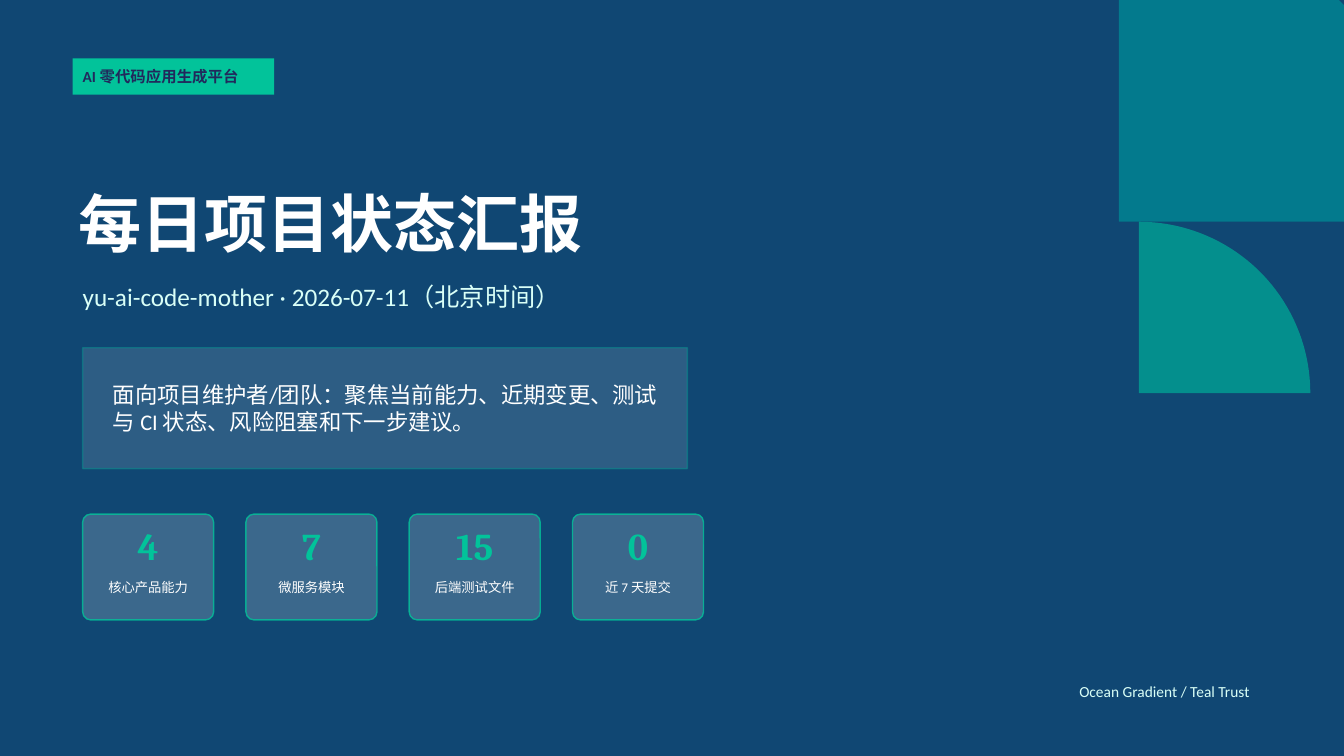
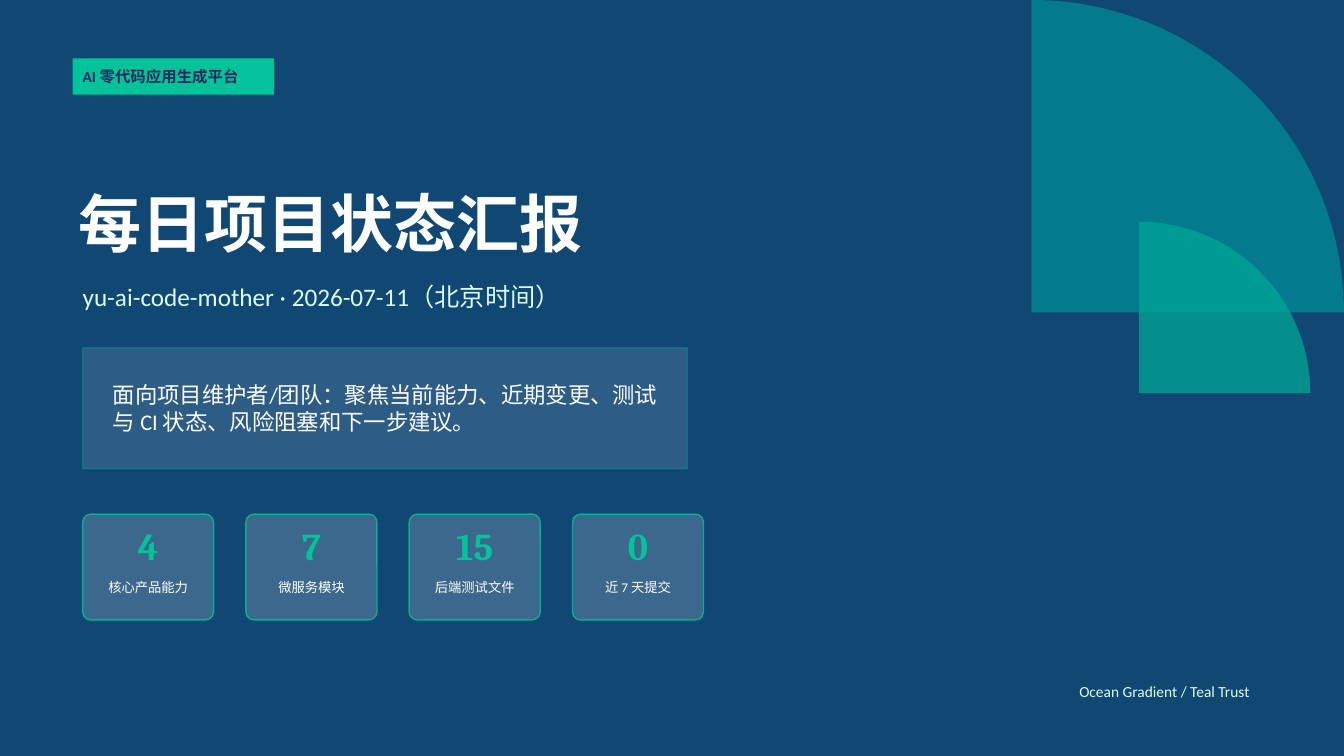
Before and after one commit to liyupi/yu-ai-code-mother, a slide deck: slide 1 of docs/reports/project-status-2026-07-11.pptx. Drawn at 1344x756 pixels with LibreOffice and Linux fonts; fonts in the diff are those of the drawing. Boxes give left, top, right and bottom in pixels: in the first picture for what was removed or moved away, otherwise in the second. Text is boxed around its words. In the diff, an @@ line names an element or a change of style, - is before the commit and + after.

```diff
--- a/docs/reports/project-status-2026-07-11.pptx
+++ b/docs/reports/project-status-2026-07-11.pptx
@@ arc (boxed as its full ellipse) resized from (x1=807, y1=0, x2=1344, y2=534) to (x1=719, y1=0, x2=1344, y2=625) @@
```
Also in this commit, not shown: 9 other slides changed.
